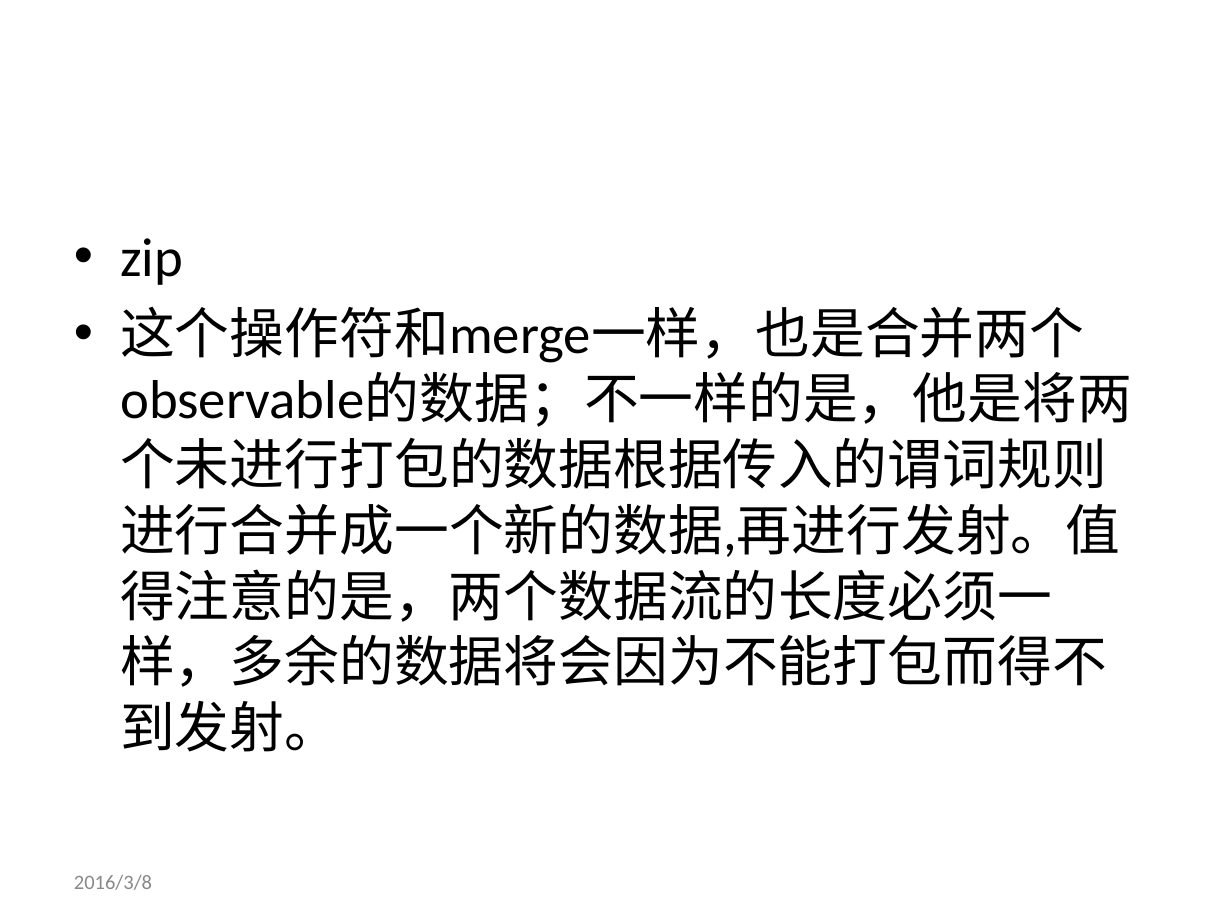
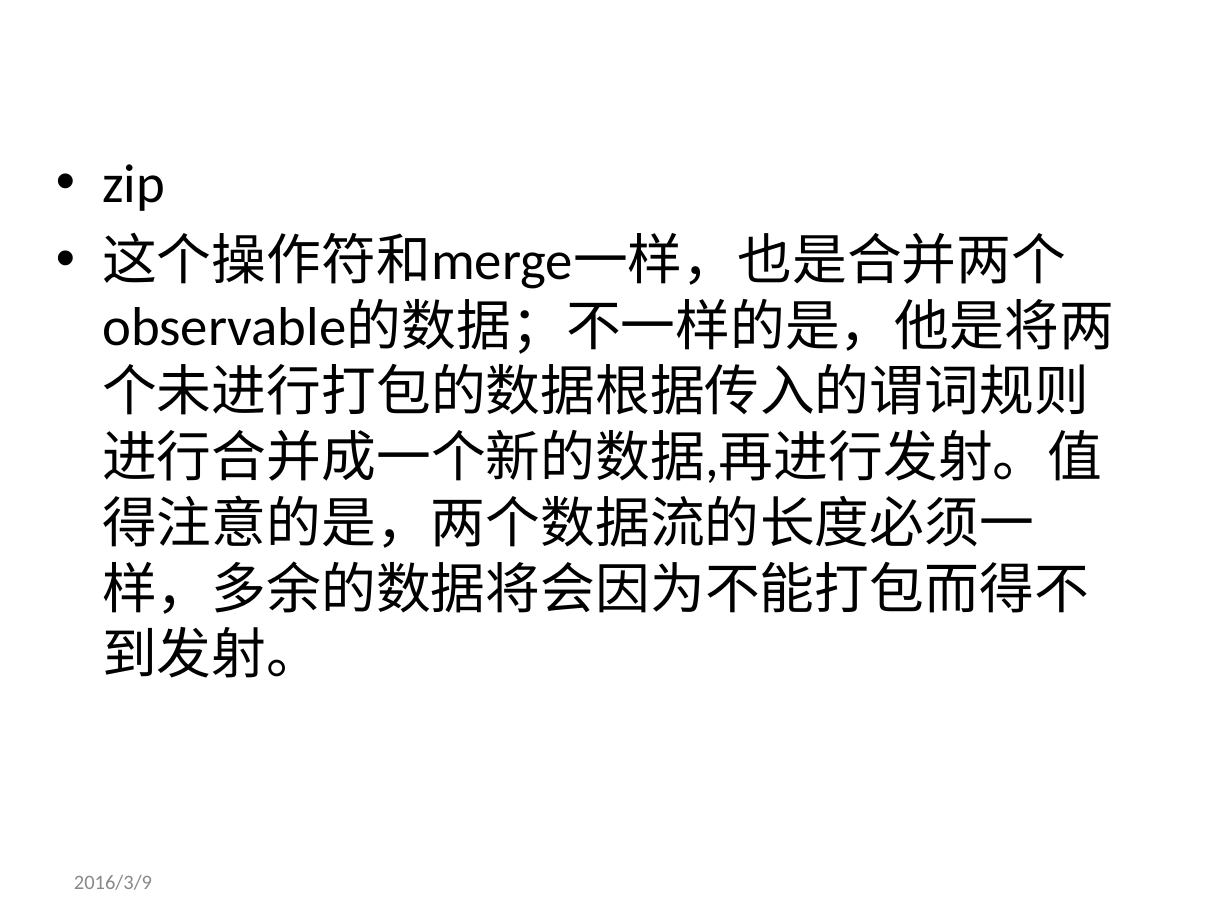
Before and after one commit to genglei-cuan/Study, a slide deck: slide 33 of notes/rxjava/RxJava简介.pptx (slide 31 before the commit). Drawn at 1232x924 pixels with LibreOffice and Linux fonts; fonts in the diff are those of the drawing; background and template pictures are left out. Boxes give left, top, right and bottom in pixels: in the first picture for what was removed or moved away, otherwise in the second. Text is boxed around its words. In the diff, an @@ line names an element or a change of style, - is before the commit and + after.

```diff
--- a/notes/rxjava/RxJava简介.pptx
+++ b/notes/rxjava/RxJava简介.pptx
@@ text "zip": place and size @@
-text "zip" at [120,238,1132,752]
+text "zip" at [102,164,1114,678]
@@ text at [74,875,152,890]: text changed @@
-2016/3/8
+2016/3/9
```
Also in this commit, not shown: 28 other slides changed, 2 slides added, 3 slides removed.
